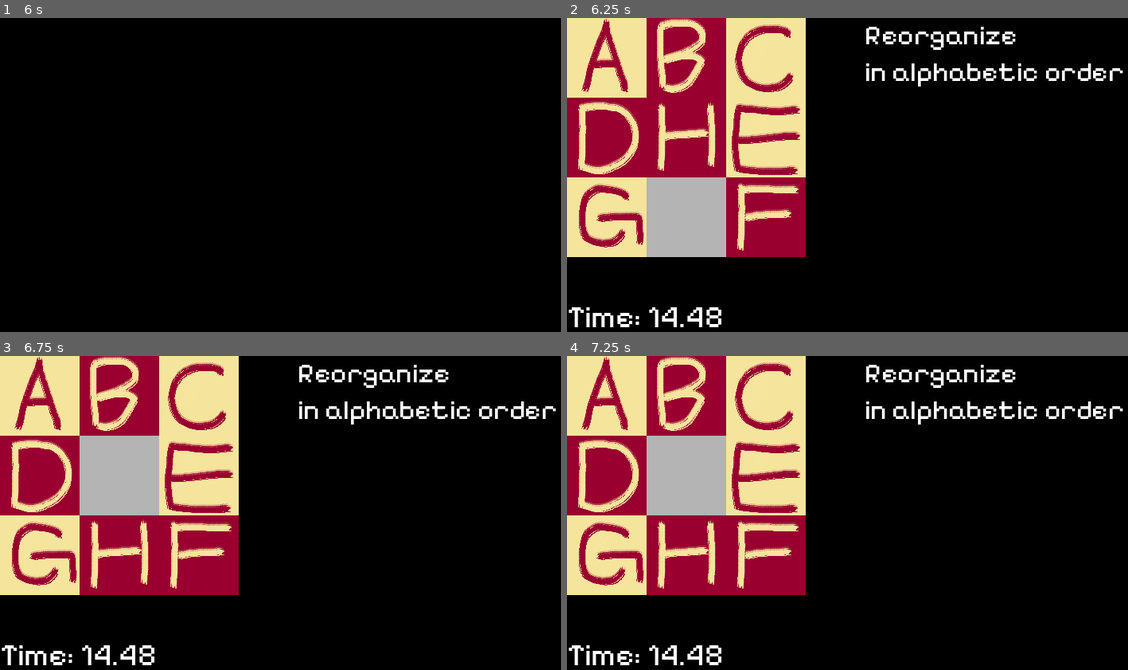
Above: before the commit, frames 1-4 (two rows, left to right).
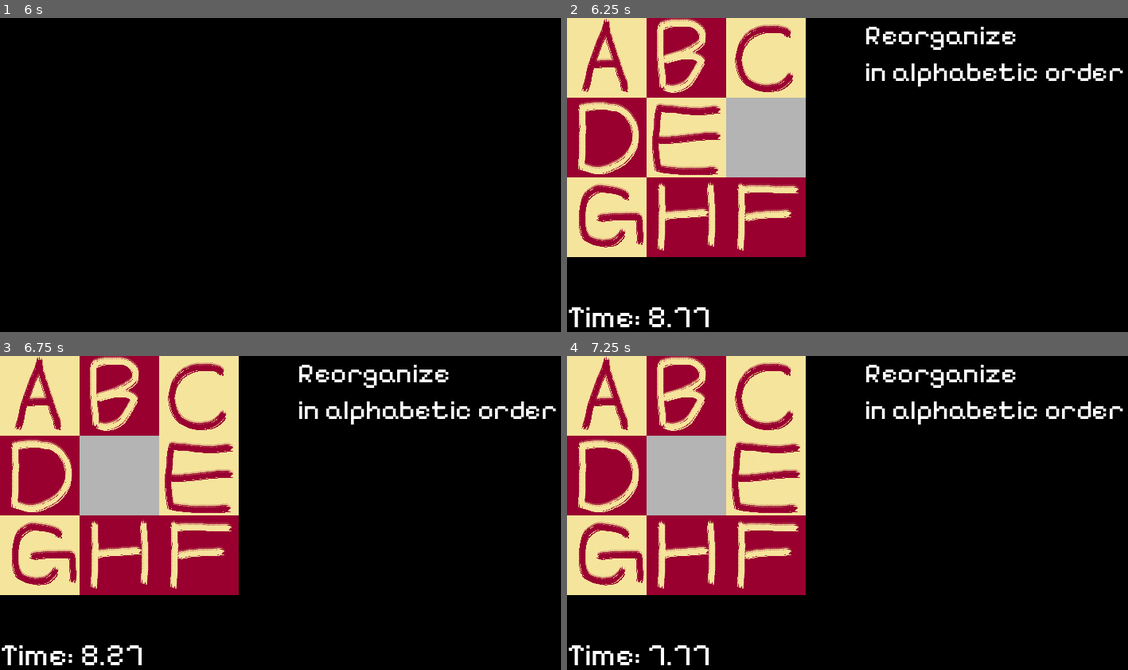
Above: after the commit, the same moments.

Repository: SabrinaRoss/Braincelll-Limited
Game: Godot game, scene res://Scene/popup/PopUp.tscn
The game is run twice, just before and just after one commit, with the same random seed, the same clock (stepped at 60 frames per second) and the same inputs. This scene is started directly instead of the project's main scene.
Inputs (mouse positions are in pixels of both pictures, inside the frame that each line leads up to):
- Up to frame 1 (6 s): tap Enter at 0.5, 2, 3.5 s; move the mouse to (415, 190) at 0.52 s; hold D (move_right) 0.53-1.28 s; hold Space (drop_items) 0.53-1.28 s; click (415, 190) at 0.67 s; move the mouse to (173, 228) at 1.27 s; hold S (move_down) 1.28-2.03 s; tap Space (drop_items) every 1.5 s from 1.35 to 5.85 s; click (173, 228) at 1.42 s; move the mouse to (342, 124) at 2.02 s; hold D (move_right) 2.03-2.78 s; hold Space (drop_items) 2.03-2.78 s; click (342, 124) at 2.17 s; move the mouse to (258, 284) at 2.77 s; hold W (move_up) 2.78-3.53 s; click (258, 284) at 2.92 s; move the mouse to (460, 266) at 3.52 s; hold Space (drop_items) 3.53-4.28 s; hold A (move_left) 3.53-5.03 s; click (460, 266) at 3.67 s; move the mouse to (112, 153) at 4.27 s; click (112, 153) at 4.42 s; move the mouse to (314, 209) at 5.02 s; hold S (move_down) 5.03-5.78 s; hold Space (drop_items) 5.03-5.78 s; click (314, 209) at 5.17 s; move the mouse to (201, 112) at 5.77 s; hold D (move_right) from 5.78 s (still down); click (201, 112) at 5.92 s
- Up to frame 2 (6.25 s): keep holding D (move_right)
- Up to frame 3 (6.75 s): move the mouse to (117, 475) at 6.52 s; release D (move_right) at 6.53 s; hold W (move_up) from 6.53 s (still down); hold Space (drop_items) from 6.53 s (still down); click (117, 475) at 6.67 s
- Up to frame 4 (7.25 s): keep holding W (move_up); keep holding Space (drop_items)

Frame 1 is identical in both runs. In frame 2, 10% of the frame differs, in the area x 14-43%, y 25-99%; in frame 3, 0.4%; in frame 4, 0.4%.

Commit message:
TImeout fix

Diff:
--- a/Scene/old/QTE.gd
+++ b/Scene/old/QTE.gd
@@ -1,17 +1,18 @@
 extends Node2D
 
 @onready var first_label = get_node("../../MarginContainer/Label")
-
+@onready var timey = get_node("../../../Timer")
+signal timeout_ree
 
 var is_qte_active = false
-var qte_key = KEY_A
-
+var og_time = 20
 func _ready():
-	print("ready")
-	print("===========")
-	print(first_label)
-	print(first_label.text)
-	print("============")
+	#print("ready")
+	#print("===========")
+	#print(first_label)
+	#print(first_label.text)
+	#print("============")
+	print(timey)
 	$Timer.start() # Get ready to mash the buttonsssssss
 
 
@@ -23,36 +24,29 @@
 	first_label.text = "Time: " + str(snapped($Timer.get_time_left(), 0.01))
 
 
+# Puzzle event start
 func _qte_start():
-	print("qte_start")
+	#print("qte_start")
 	is_qte_active = true
 
 
-func _input(event):
-	if is_qte_active:
-		if event is InputEventKey and event.pressed:
-			if event.pressed and event.keycode == qte_key:
-				_qte_success()
-			else:
-				_qte_fail()
 
-
-# Connected from Timer
+# Connected from Timer, timer runs out
 func _qte_timeout():
 	print("Your time's up buckaroo")
+	emit_signal("timeout_ree")
 	_reset_timer()
 
-
-
-
-func _qte_fail():
-	print("Puzzle fail")
-	_reset_timer()
-
+# Successfully solving puzzle
 func _qte_success():
-	print("Event success")
+	#print("Event success")
 	_reset_timer()
 
 func _reset_timer():
-	$Timer.paused = true # Figure out if pausing timer is possible instead of stopping it... stopping it resets it to 0
-	print("timer resets after QTE event")
+	# Simple reset timer workaround
+	$Timer.stop()
+	$Timer.wait_time = 0
+	$Timer.start()
+	# got the timer from how long it'll take for the popup to reappear
+	$Timer.wait_time = og_time + timey.wait_time
+	#print("timer resets after QTE event")
--- a/Scene/old/qte.gd
+++ b/Scene/old/qte.gd
@@ -1,11 +1,52 @@
-extends MarginContainer
+extends Node2D
+
+@onready var first_label = get_node("../../MarginContainer/Label")
+@onready var timey = get_node("../../../Timer")
+signal timeout_ree
+
+var is_qte_active = false
+var og_time = 20
+func _ready():
+	#print("ready")
+	#print("===========")
+	#print(first_label)
+	#print(first_label.text)
+	#print("============")
+	print(timey)
+	$Timer.start() # Get ready to mash the buttonsssssss
 
 
-# Called when the node enters the scene tree for the first time.
-func _ready():
-	pass # Replace with function body.
+
+	_qte_start()
 
 
-# Called every frame. 'delta' is the elapsed time since the previous frame.
 func _process(delta):
-	pass
+	first_label.text = "Time: " + str(snapped($Timer.get_time_left(), 0.01))
+
+
+# Puzzle event start
+func _qte_start():
+	#print("qte_start")
+	is_qte_active = true
+
+
+
+# Connected from Timer, timer runs out
+func _qte_timeout():
+	print("Your time's up buckaroo")
+	emit_signal("timeout_ree")
+	_reset_timer()
+
+# Successfully solving puzzle
+func _qte_success():
+	#print("Event success")
+	_reset_timer()
+
+func _reset_timer():
+	# Simple reset timer workaround
+	$Timer.stop()
+	$Timer.wait_time = 0
+	$Timer.start()
+	# got the timer from how long it'll take for the popup to reappear
+	$Timer.wait_time = og_time + timey.wait_time
+	#print("timer resets after QTE event")
--- a/Scene/popup/PopUp.gd
+++ b/Scene/popup/PopUp.gd
@@ -1,10 +1,19 @@
 extends Node2D
+@onready var puzzle = get_node("popup_container/puzzle720")
+@onready var timeout_raaa = get_node("popup_container/MarginContainer/QTE")
+
+
 
 
 # Called when the node enters the scene tree for the first time.
 func _ready():
+	#$Timer.wait_time = 3
 	$Timer.start()
 	hide_qte()
+	#print('Im ready')
+	#print(puzzle)
+	puzzle.connect("puzzle_completed", Callable(self, "_on_puzzle_completed"))
+	timeout_raaa.connect("timeout_ree", Callable(self, "_on_timeout_ree"))
 
 
 func show_qte():
@@ -14,8 +23,26 @@
 	$popup_container.visible = false
 
 
-
+# When the timer runs out
 func _on_timer_timeout():
 	if($Timer.is_stopped()):
 		print("It's about to pop off!!")
+
+		# QTE Puzzle event
 		show_qte()
+
+# Puzzle complete
+func _on_puzzle_completed():
+	print("Puzzle completed bitches")
+	hide_qte()
+
+	# Resetting Timer
+	$Timer.start()
+
+
+#Puzzle failed on timeout
+func _on_timeout_ree():
+	print("You suck at time management")
+	hide_qte()
+	# Resetting timer
+	$Timer.start()
--- a/Scene/popup_container/puzzle_in_container.gd
+++ b/Scene/popup_container/puzzle_in_container.gd
@@ -1,6 +1,7 @@
 extends Area2D
 
-
+@onready var end = get_node("../MarginContainer/QTE")
+signal puzzle_completed
 
 var tiles = []
 var solved = []
@@ -10,6 +11,7 @@
 # Called when the node enters the scene tree for the first time.
 func _ready():
 	#print("AY AY CAPTAINNNN")
+	print(end)
 	start_game()
 
 func start_game():
@@ -31,14 +33,17 @@
 		#print(tiles[pos])
 		check_neighbors(rows, cols)
 		if tiles == solved:
-			print("Congrats!!")
-			# call qte_end
+			end._qte_success()
+			emit_signal("puzzle_completed")
+
+			# call qte_success
+			# pauses countdown timer and resets it
 
 # 150 seems to be a sweet spot
 func shuffle_tiles():
 	var previous = 99
 	var previous1 = 98
-	for i in range(0, 150):
+	for i in range(0, 15):
 		var tile = randi() % 9
 		if tiles[tile] != $Tile9 and tile != previous and tile != previous1:
 			var rows = int(tiles[tile].position.y / yc)
--- a/Scene/puzzle_shift/puzzle720.gd
+++ b/Scene/puzzle_shift/puzzle720.gd
@@ -1,5 +1,6 @@
 extends Area2D
 
+signal puzzle_completed
 
 var mouse_over = false
 var tiles = []
@@ -7,6 +8,7 @@
 var mouse = false
 var xc = 100
 var yc = 100
+var difficulty = 150
 # Called when the node enters the scene tree for the first time.
 func _ready():
 	#print("AY AY CAPTAINNNN")
@@ -32,13 +34,15 @@
 		check_neighbors(rows, cols)
 		if tiles == solved:
 			print("Congrats!!")
+			emit_signal("puzzle_completed")
 			# call qte_end
+			# send signal up to PopUp.tscn to indicate
 
 # 150 seems to be a sweet spot
 func shuffle_tiles():
 	var previous = 99
 	var previous1 = 98
-	for i in range(0, 150):
+	for i in range(0, difficulty):
 		var tile = randi() % 9
 		if tiles[tile] != $Tile9 and tile != previous and tile != previous1:
 			var rows = int(tiles[tile].position.y / yc)
@@ -102,15 +106,3 @@
 func _input_event(viewport, event, shape_idx):
 	if event is InputEventMouseButton:
 		mouse = event
-
-
-func _on_mouse_entered():
-	mouse_over = true
-	print("Hey it's me!")
-
-
-
-
-func _on_mouse_exited():
-	mouse_over = false
-	print("Goodby mousey")
